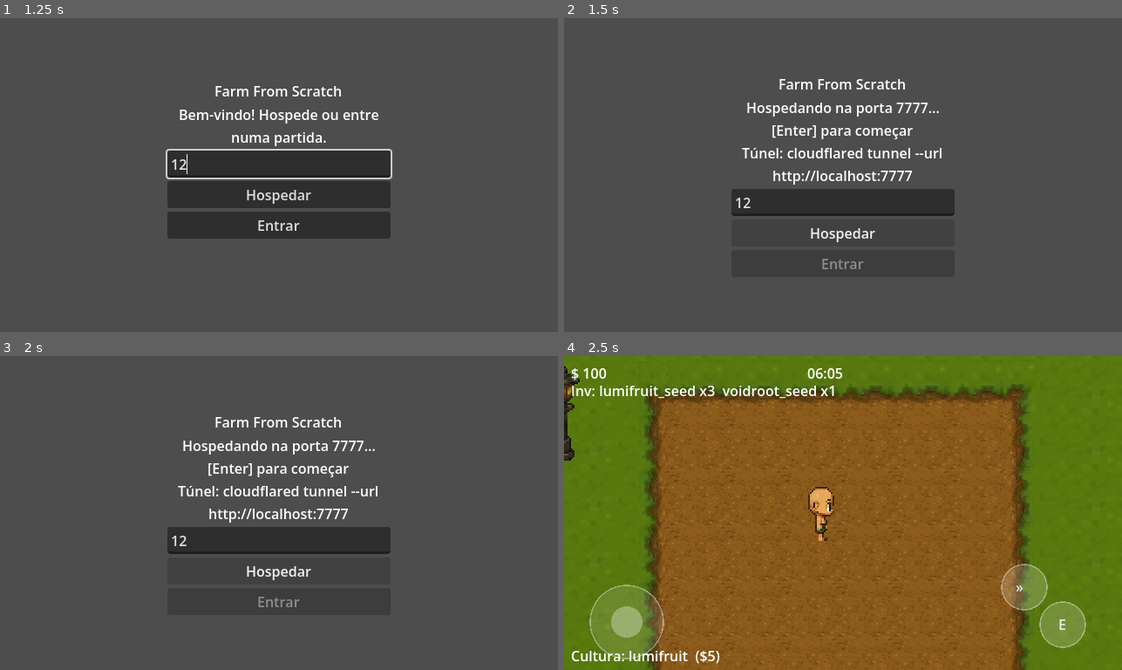
Above: before the commit, frames 1-4 (two rows, left to right).
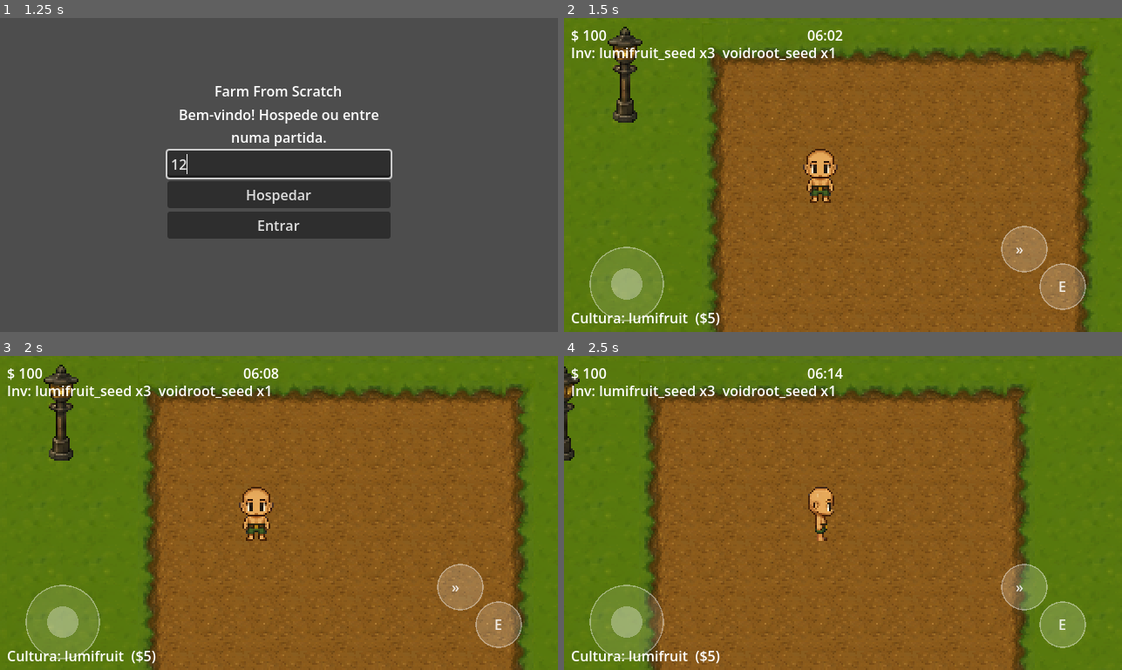
Above: after the commit, the same moments.

Repository: BrunoKagami/farm-from-scratch
Game: Godot game, scene res://scenes/Lobby.tscn
Two runs of this game, one before a commit and one after it. Both use one fixed random seed, a clock stepped at 60 frames per second and the inputs below.
Inputs (mouse positions are in pixels of both pictures, inside the frame that each line leads up to):
- Up to frame 1 (1.25 s): click (279, 165) at 0.52 s; type "12" at 0.6 s
- Up to frame 2 (1.5 s): click "Hospedar" at 1.25 s
- Up to frame 3 (2 s): no input
- Up to frame 4 (2.5 s): tap Enter (ui_accept) at 2 s; move the mouse to (965, 497) at 2.02 s; hold Right (ui_right) from 2.03 s (still down); hold Enter (ui_accept) from 2.03 s (still down); click (965, 497) at 2.17 s

Frame 1 is identical in both runs. In frame 2, 100% of the frame differs, in the area x 0-100%, y 0-100%; in frame 3, 100%; in frame 4, less than 0.1%.

Commit message:
fix: host goes to game immediately on clicking Hospedar (was waiting for 2nd click)

Diff:
--- a/scripts/Lobby.gd
+++ b/scripts/Lobby.gd
@@ -13,17 +13,13 @@
 	nm.connection_failed.connect(_on_failed)
 	nm.player_connected.connect(_on_player_connected)
 
-var _hosting := false
-
 func _on_host() -> void:
-	if _hosting:
-		_start_game()
-		return
 	get_node("/root/NetworkManager").host()
-	_hosting = true
 	var tunnel_hint := "\nTúnel: cloudflared tunnel --url http://localhost:7777"
-	status_label.text = "Hospedando na porta 7777…\n[Enter] para começar" + tunnel_hint
+	status_label.text = "Hospedando na porta 7777…" + tunnel_hint
 	join_btn.disabled = true
+	host_btn.disabled = true
+	_start_game()
 
 func _on_join() -> void:
 	var addr := ip_input.text.strip_edges()
@@ -46,9 +42,6 @@
 func _on_player_connected(_peer_id: int) -> void:
 	pass
 
-func _input(event: InputEvent) -> void:
-	if event.is_action_pressed("ui_accept") and not host_btn.disabled:
-		_on_host()
 
 func _start_game() -> void:
 	get_tree().change_scene_to_file("res://scenes/World.tscn")
